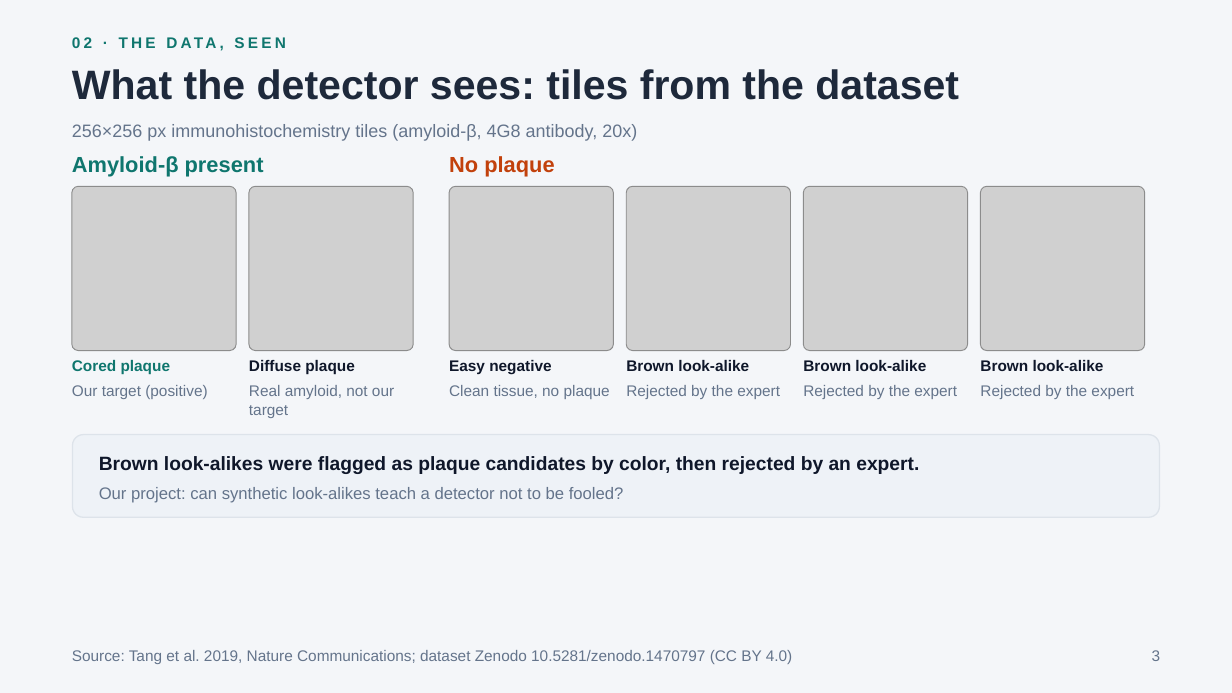
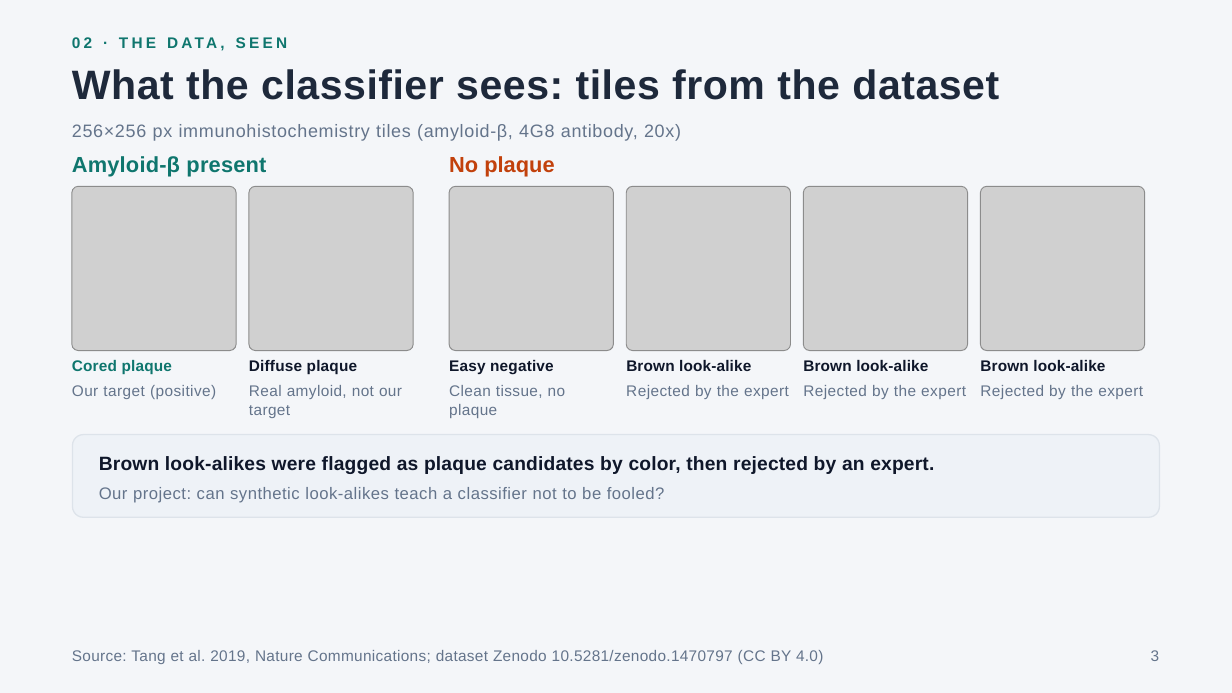
Before and after one commit to lucasboet/PlaqueGuard, a slide deck: slide 3 of GenAI_proposal_slides.pptx. Drawn at 1232x693 pixels with LibreOffice and Linux fonts; fonts in the diff are those of the drawing; grey boxes stand for pictures. Boxes give left, top, right and bottom in pixels: in the first picture for what was removed or moved away, otherwise in the second. Text is boxed around its words. In the diff, an @@ line names an element or a change of style, - is before the commit and + after.

Commit message:
Update slides: rename to PlaqueGuard and update framing

```diff
--- a/GenAI_proposal_slides.pptx
+++ b/GenAI_proposal_slides.pptx
@@ title at [72,69,999,100]: text changed @@
-What the detector sees: tiles from the dataset
+What the classifier sees: tiles from the dataset
@@ text "256×256 px immunohistochemistry tiles (amyloid-β, ..." at [72,124,681,141]: letter spacing 0 to 0.5 pt @@
@@ letter spacing 0 to 0.3 pt in 6 elements at [72,385,216,399], [249,385,402,418], [626,385,789,399], [803,385,966,399], [980,385,1143,399], [449,385,566,418] @@
@@ letter spacing 0 to 0.1 pt in 8 elements at [72,156,266,177], [72,360,172,375], [249,360,357,375], [449,360,554,375], [626,360,751,371], [803,360,928,371], [980,360,1105,371], [99,456,934,474] @@
@@ text at [99,487,665,503]: text changed @@
-Our project: can synthetic look-alikes teach a detector not to be fooled?
+Our project: can synthetic look-alikes teach a classifier not to be fooled?
@@ text "Source: Tang et al. 2019, ..." at [72,650,823,664]: letter spacing 0 to 0.2 pt @@
```
Also in this commit, not shown: 7 other slides changed, 1 other file.
